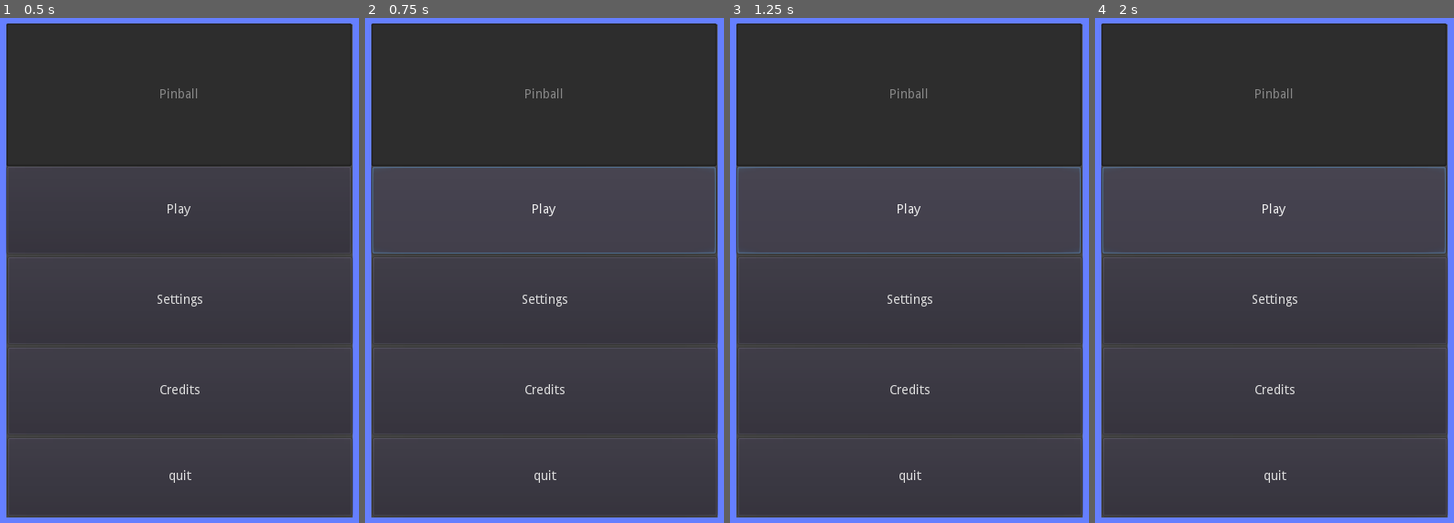
Above: before the commit, frames 1-4 (left to right).
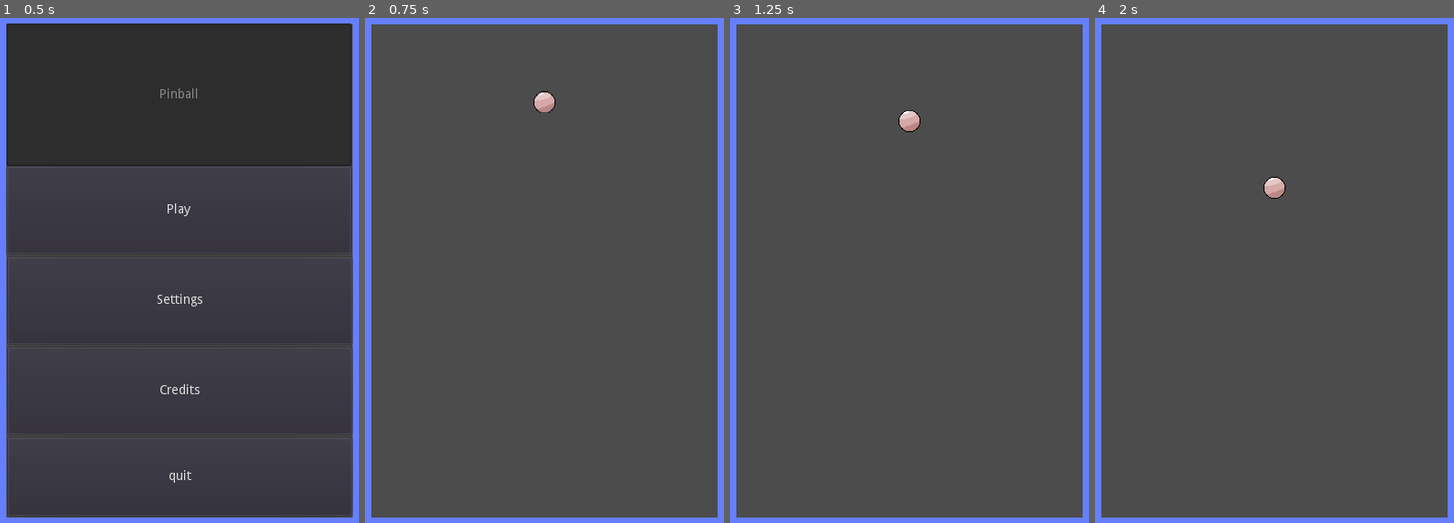
Above: after the commit, the same moments.

Repository: thexerothermic/pinball
Game: Godot game, scene res://MainMenu/MainMenu.tscn
Same seed, same stepped clock (60 frames per second), same inputs: the game is played once before the commit and once after it.
Inputs (mouse positions are in pixels of both pictures, inside the frame that each line leads up to):
- Up to frame 1 (0.5 s): no input
- Up to frame 2 (0.75 s): click "Play" at 0.5 s
- Up to frame 3 (1.25 s): no input
- Up to frame 4 (2 s): click (1274, 209) at 1.25 s, where only the run before the commit has a clickable "Play"

Frame 1 is identical in both runs. In frame 2, 28% of the frame differs, in the area x 1-99%, y 1-99%; in frame 3, 28%; in frame 4, 29%.

Commit message:
fix dependencies
broke dependencies when I moved things this fixes that

Diff:
--- a/MainGame/Ball.tscn
+++ b/MainGame/Ball.tscn
@@ -1,6 +1,6 @@
 [gd_scene load_steps=4 format=2]
 
-[ext_resource path="res://Ball.png" type="Texture" id=1]
+[ext_resource path="res://MainGame/Ball.png" type="Texture" id=1]
 
 [sub_resource type="PhysicsMaterial" id=2]
 bounce = 1.0
--- a/MainGame/Game.tscn
+++ b/MainGame/Game.tscn
@@ -1,9 +1,9 @@
 [gd_scene load_steps=5 format=2]
 
-[ext_resource path="res://Ball.tscn" type="PackedScene" id=1]
-[ext_resource path="res://leftrightwalls.tres" type="Shape2D" id=2]
-[ext_resource path="res://topdownwalls.tres" type="Shape2D" id=3]
-[ext_resource path="res://Ball.gd" type="Script" id=4]
+[ext_resource path="res://MainGame/Ball.tscn" type="PackedScene" id=1]
+[ext_resource path="res://MainGame/leftrightwalls.tres" type="Shape2D" id=2]
+[ext_resource path="res://MainGame/topdownwalls.tres" type="Shape2D" id=3]
+[ext_resource path="res://MainGame/Ball.gd" type="Script" id=4]
 
 [node name="Stage" type="Node2D"]
 
Not shown, changed: MainGame/Ball.png.import
Not shown, changed: MainGame/icon.png.import
